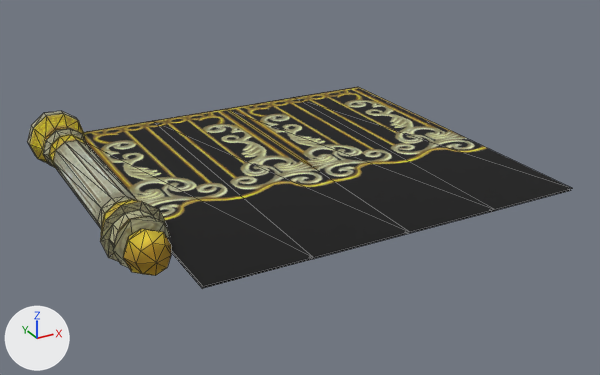
One commit to the OBJ model sceneobjs/huodong_fuben_249/huodong_fuben_249_zhanlan_01b.obj: the scene before it, then after it.
The view is the same before and after, from a 50 mm lens placed at (-175.0, -431.0, 155.0), pointed at (7.0, -100.0, -11.0). The lights are fixed; the arrows at lower left show +X, +Y and +Z. Mesh edges are drawn as thin lines. Where no turn or scale is listed for an object, it has been applied to the vertices. Vertices at the same position are counted once.

Names of what the first picture shows: 'huodong_fuben_249_zhanlan_01b'.
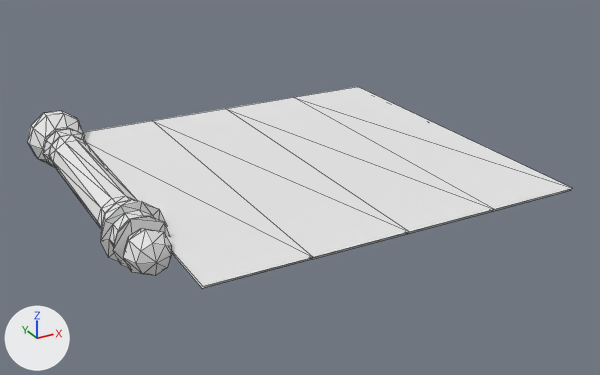
Location of each change, (x1, y1, x2, y2) in pixels of the pictures (600 x 375 px):
part 1 of me_huodong_fuben_249_zhanlan_01b, recoloured (black to white): (84, 87, 572, 288) in both
part 2 of me_huodong_fuben_249_zhanlan_01b, recoloured: (27, 111, 172, 276) in both

The change in detail:
Material 'material_2' (mat_material_2_1) is new.
Its base color is (0.8, 0.8, 0.8) (white #e7e7e7).
Its roughness is 1.0.
Material 'material_3' (mat_material_3_1) is new.
Its base color is (0.8, 0.8, 0.8) (white #e7e7e7).
Its roughness is 1.0.
me_huodong_fuben_249_zhanlan_01b has 196 vertices, 352 faces and spans x -103.0..104.0, y -184.0..0.0, z -14.0..14.0.
me_huodong_fuben_249_zhanlan_01b is used by ob_huodong_fuben_249_zhanlan_01b; location (0.0, 0.0, 0.0).
me_huodong_fuben_249_zhanlan_01b part 1: all 16 faces that had it switch from mat_material_2 (picture img_huodong_fuben_249_zhanlan_01a_1_png) to mat_material_2_1 (white #e7e7e7).
me_huodong_fuben_249_zhanlan_01b part 2: all 336 faces that had it switch from mat_material_3 (picture img_huodong_fuben_249_zhanlan_01a_2_png) to mat_material_3_1 (white #e7e7e7).
